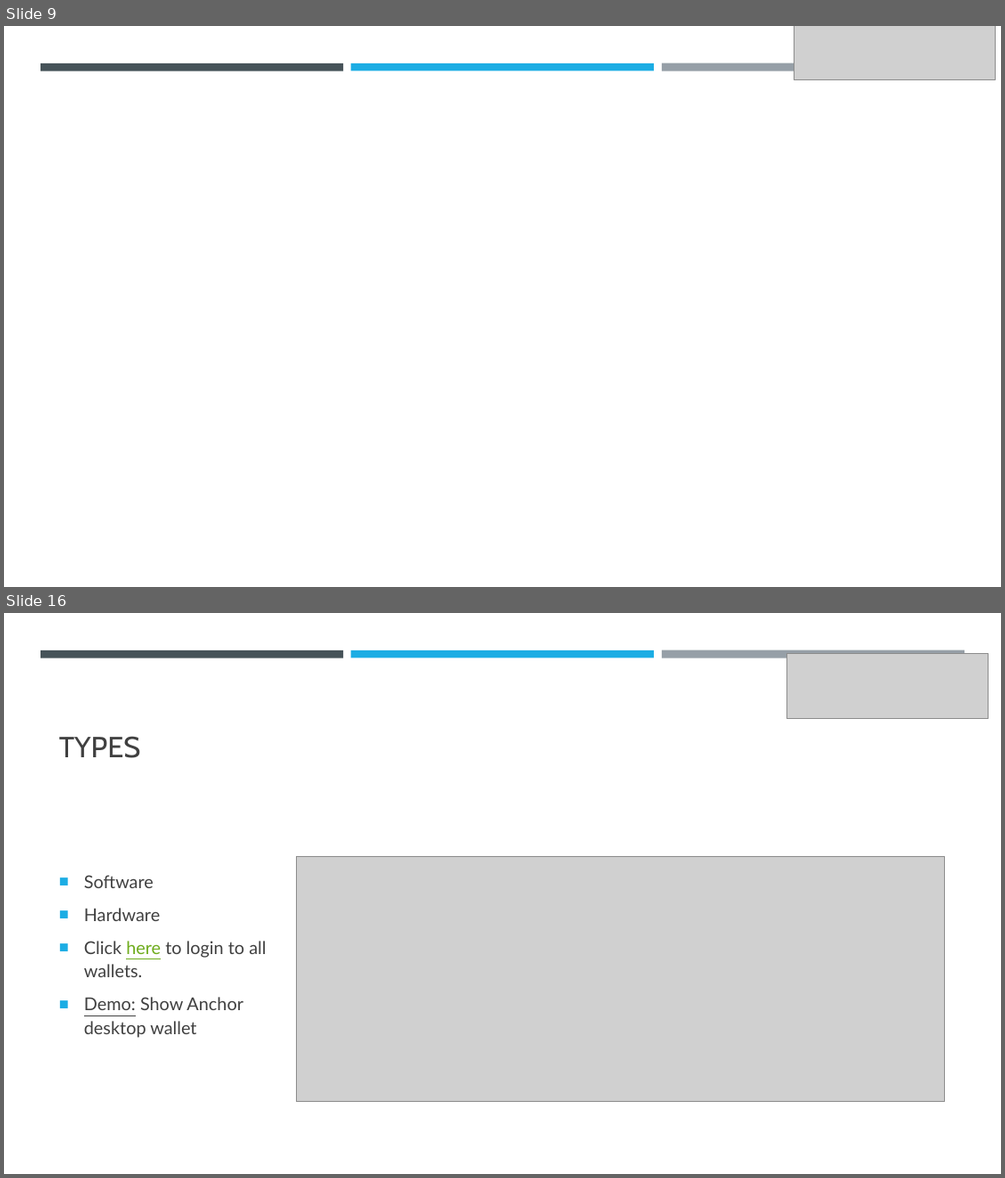
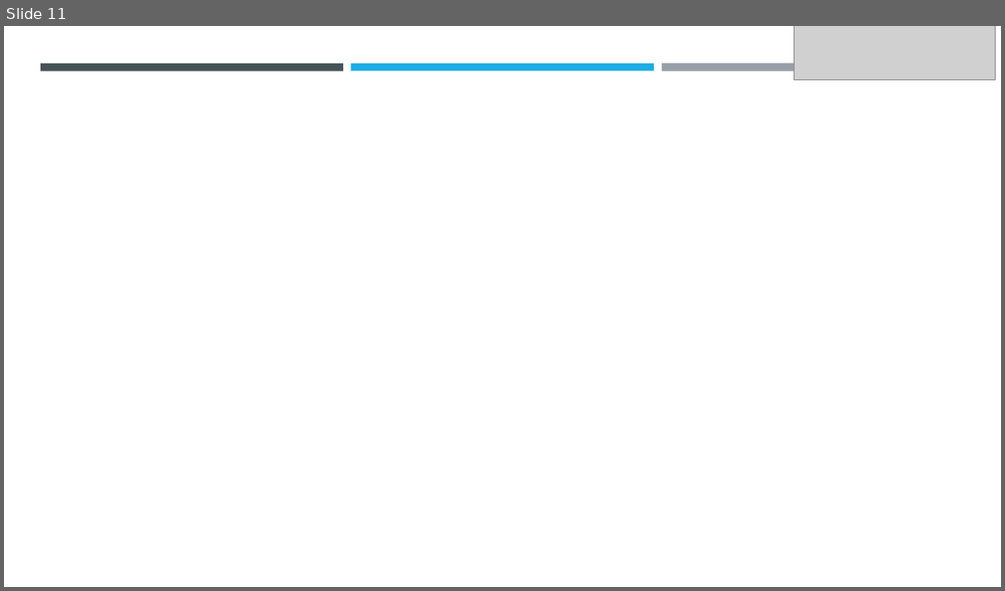
Before and after one commit to abhi3700/My_Learning_Blockchain, a slide deck: PPT.pptx. Shown one above the other, each under a label of ours: slides 9 and 16 before the commit, slide 11 after it; the slides between them are not shown. The pictures are 1005x1178 and 1005x591 pixels, drawn with LibreOffice and Linux fonts; fonts in the diff are those of the drawing; grey boxes stand for pictures; background and template pictures are left out. Boxes give left, top, right and bottom in pixels: in the first picture for what was removed or moved away, otherwise in the second. Text is boxed around its words. In the diff, an @@ line names an element or a change of style, - is before the commit and + after.

```diff
--- a/PPT.pptx
+++ b/PPT.pptx
@@ slide 16 removed at bbox=[4, 613, 1001, 1174], background #FFFFFF; not listed: 3 template elements that a slide beside it also shows @@
@@ picture removed at bbox=[787, 653, 988, 718] @@
@@ title removed at bbox=[59, 736, 141, 758] @@
-TYPES
@@ text removed at bbox=[84, 875, 266, 1038] @@
-■ Software
-■ Hardware
-■ Click here to login to all wallets.
-■ Demo: Show Anchor desktop wallet
@@ picture removed at bbox=[297, 856, 946, 1102] @@
@@ what was slide 9 is now slide 11 @@
```
Also in this commit, not shown: 4 slides changed, 3 slides added, 33 other slides removed.
